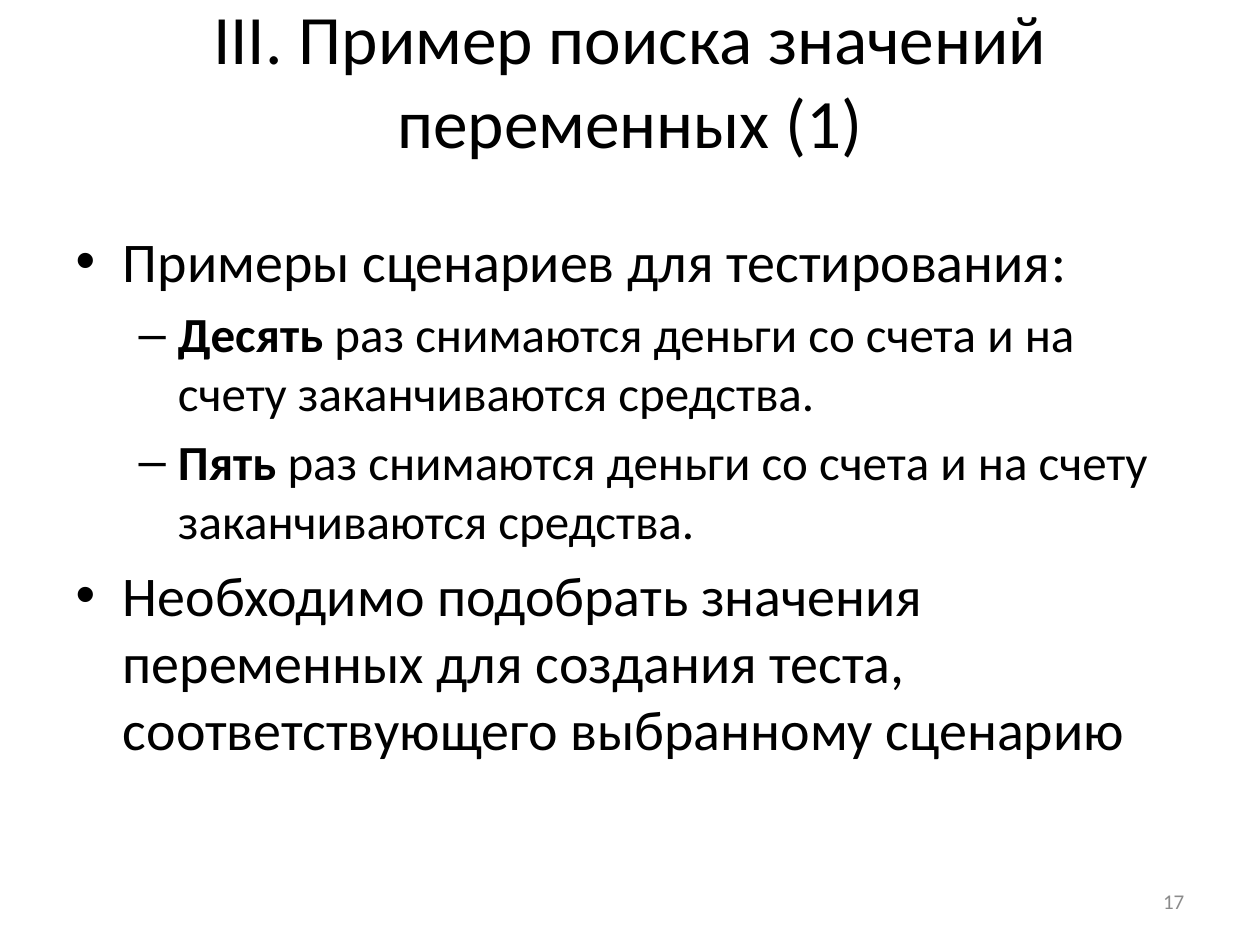
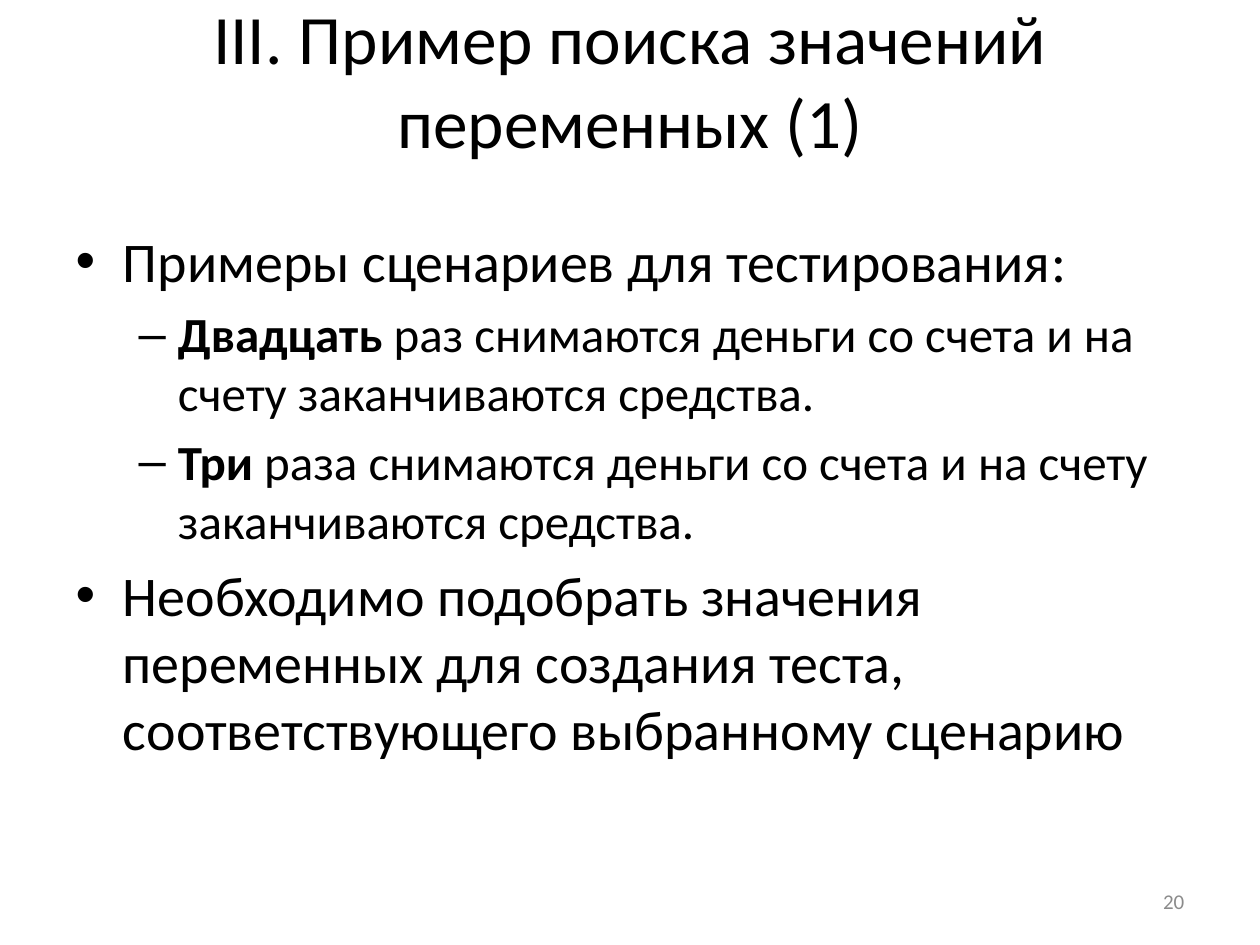
Before and after one commit to nohoper/masters, a slide deck: slide 20 of kmu.pptx (slide 17 before the commit). Drawn at 1260x945 pixels with LibreOffice and Linux fonts; fonts in the diff are those of the drawing. Boxes give left, top, right and bottom in pixels: in the first picture for what was removed or moved away, otherwise in the second. Text is boxed around its words. In the diff, an @@ line names an element or a change of style, - is before the commit and + after.

```diff
--- a/kmu.pptx
+++ b/kmu.pptx
@@ text at [178, 320, 1148, 547]: text changed @@
-  – Десять раз снимаются деньги со счета и на счету заканчиваются средства.
-  – Пять раз снимаются деньги со счета и на счету заканчиваются средства.
+  – Двадцать раз снимаются деньги со счета и на счету заканчиваются средства.
+  – Три раза снимаются деньги со счета и на счету заканчиваются средства.
@@ page number at [1163, 895, 1184, 909]: text changed @@
-17
+20
```
Also in this commit, not shown: 15 other slides changed, 4 slides added, 1 slide removed.
